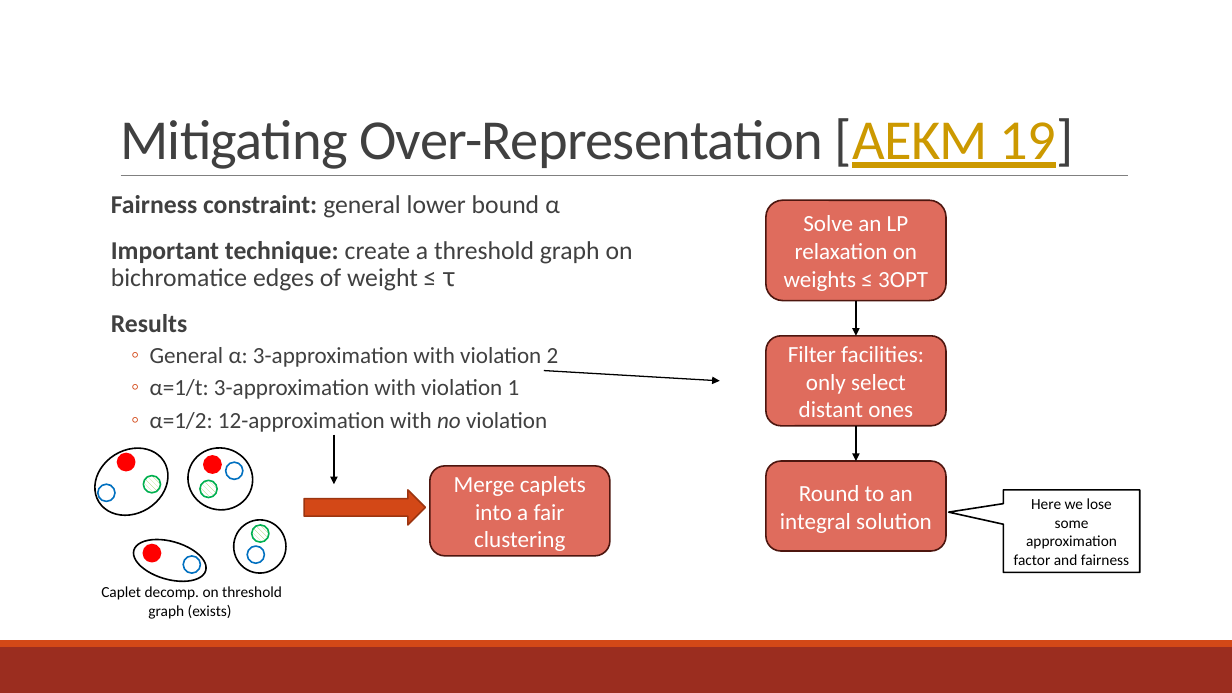
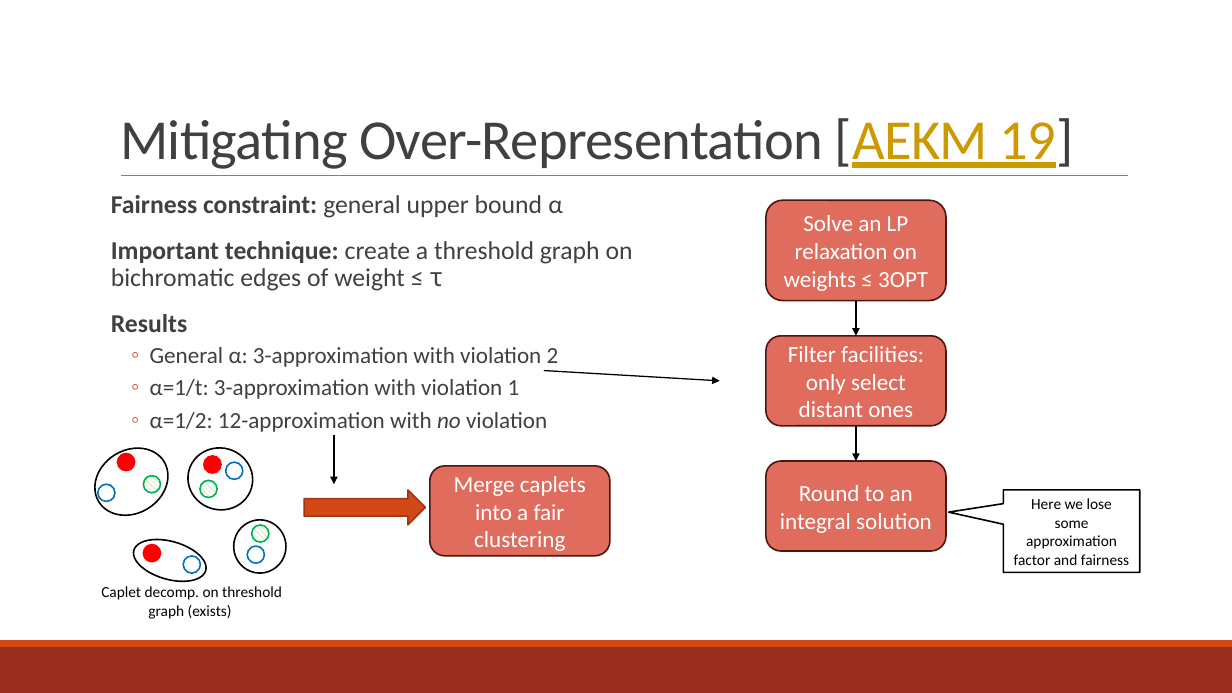
Before and after one commit to faircluster/faircluster.github.io, a slide deck: slide 12 of files/fair-clustering-tutorial-aaai22-slides2.pptx. Drawn at 1232x693 pixels with LibreOffice and Linux fonts; fonts in the diff are those of the drawing. Boxes give left, top, right and bottom in pixels: in the first picture for what was removed or moved away, otherwise in the second. Text is boxed around its words. In the diff, an @@ line names an element or a change of style, - is before the commit and + after.

```diff
--- a/files/fair-clustering-tutorial-aaai22-slides2.pptx
+++ b/files/fair-clustering-tutorial-aaai22-slides2.pptx
@@ text at (111, 195, 633, 291): text changed @@
-Fairness constraint: general lower bound α
-Important technique: create a threshold graph on bichromatice edges of weight ≤ ꚍ
+Fairness constraint: general upper bound α
+Important technique: create a threshold graph on bichromatic edges of weight ≤ ꚍ
```
Also in this commit, not shown: 5 other slides changed, 1 slide removed, 1 other file.
